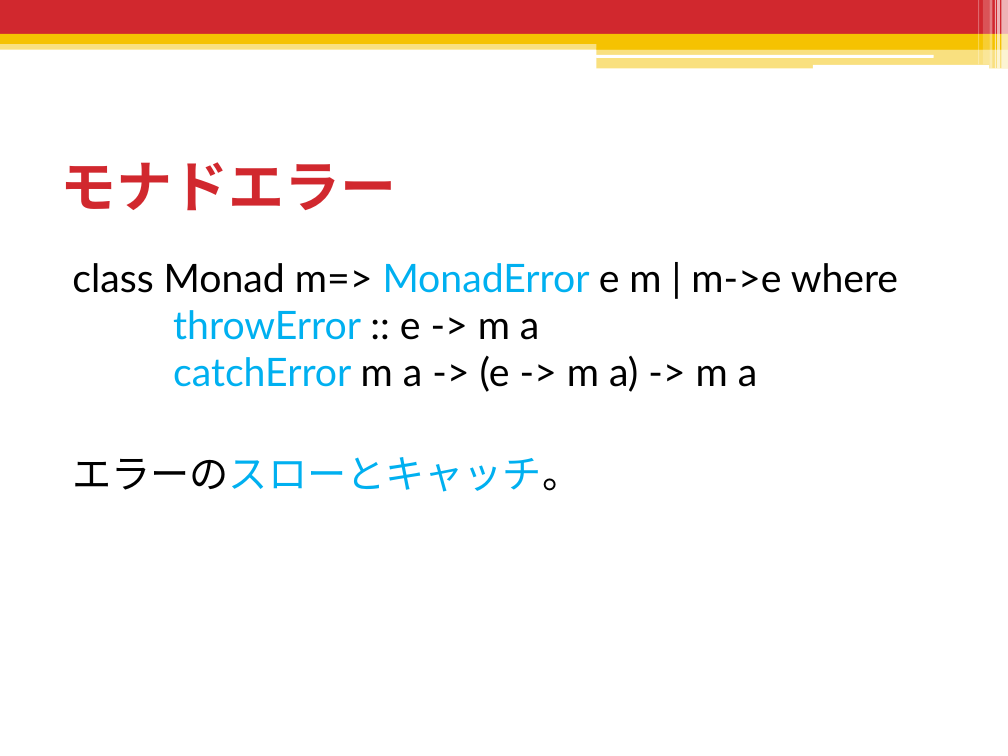
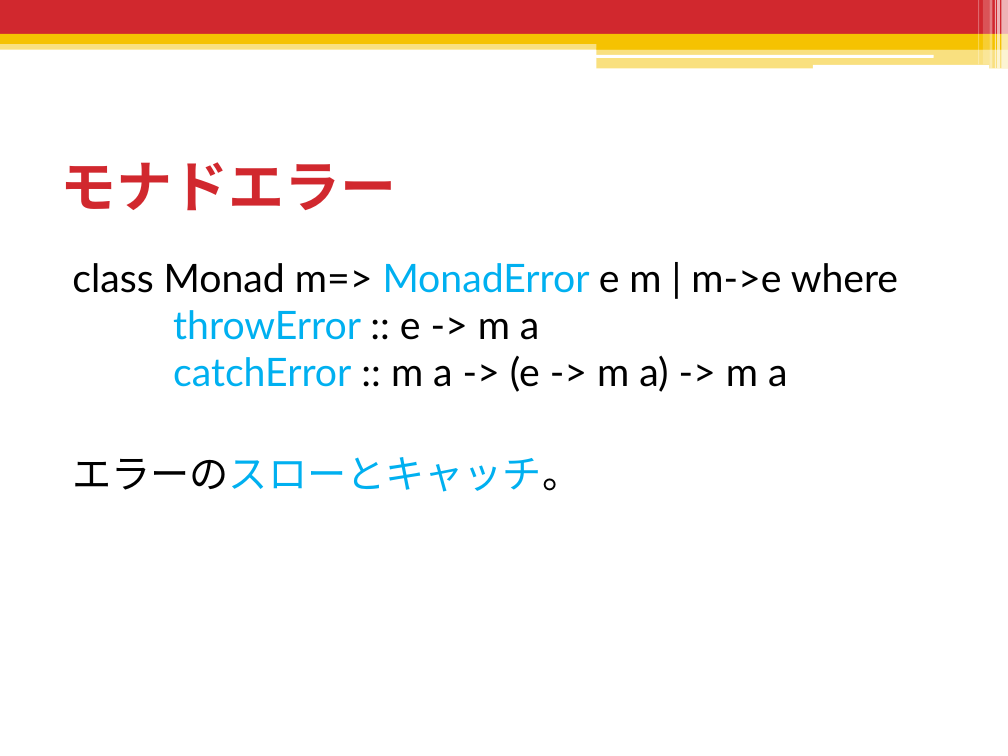
Before and after one commit to shiatsumat/HaskellLecture, a slide deck: slide 149 of 2_monad/slides/2_monad.pptx. Drawn at 1008x756 pixels with LibreOffice and Linux fonts; fonts in the diff are those of the drawing. Boxes give left, top, right and bottom in pixels: in the first picture for what was removed or moved away, otherwise in the second. Text is boxed around its words. In the diff, an @@ line names an element or a change of style, - is before the commit and + after.

```diff
--- a/2_monad/slides/2_monad.pptx
+++ b/2_monad/slides/2_monad.pptx
@@ text at (72,263,898,392): text changed @@
-class Monad m=> MonadError e m | m->e where
-throwError :: e -> m a
-catchError m a -> (e -> m a) -> m a
+class Monad m=> MonadError e m | m->e where
+throwError :: e -> m a
+catchError :: m a -> (e -> m a) -> m a
```
Also in this commit, not shown: 10 other slides changed, 4 slides added, 3 slides removed, 2 other files.
